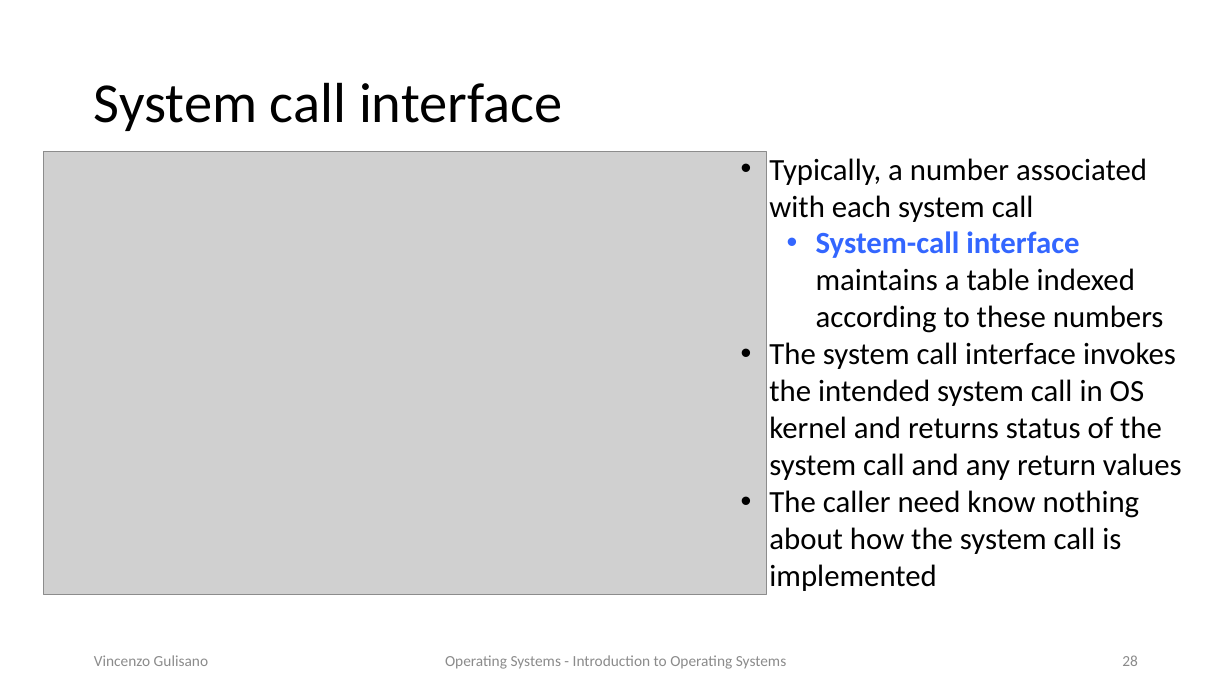
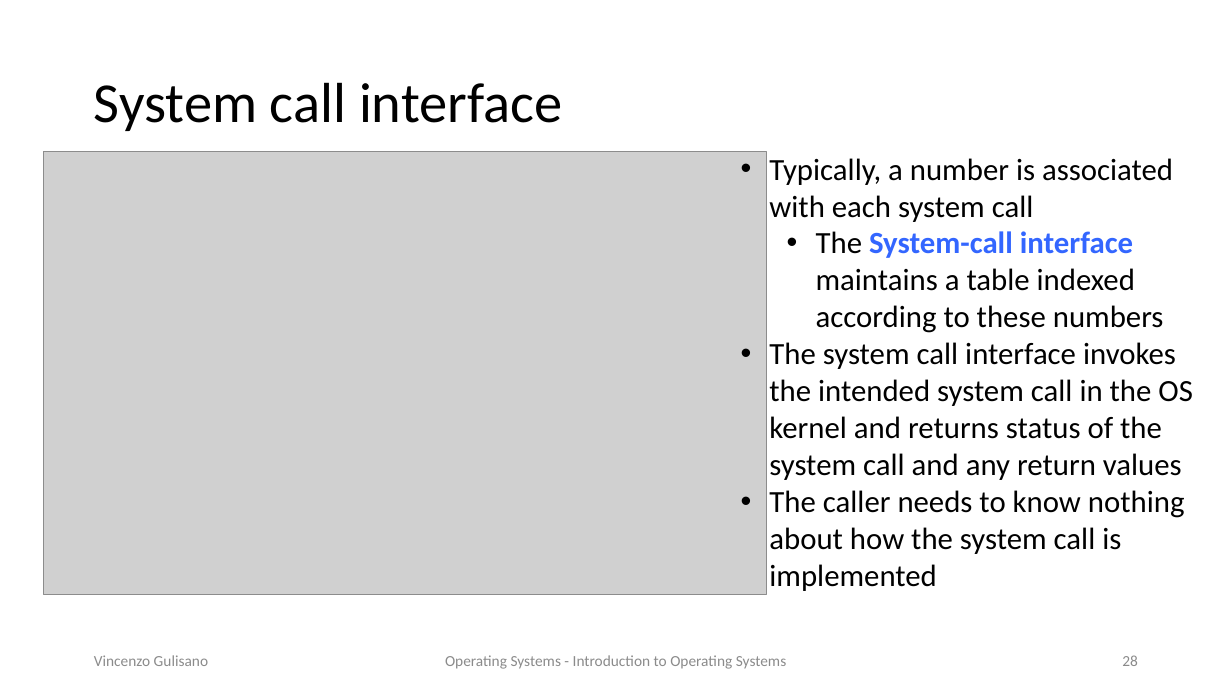
Before and after one commit to vincenzo-gulisano/os_material, a slide deck: slide 28 of slides/introduction_os.pptx. Drawn at 1232x693 pixels with LibreOffice and Linux fonts; fonts in the diff are those of the drawing; grey boxes stand for pictures. Boxes give left, top, right and bottom in pixels: in the first picture for what was removed or moved away, otherwise in the second. Text is boxed around its words. In the diff, an @@ line names an element or a change of style, - is before the commit and + after.

```diff
--- a/slides/introduction_os.pptx
+++ b/slides/introduction_os.pptx
@@ text at (769, 158, 1193, 591): text changed @@
-• Typically, a number associated with each system call
-  • System-call interface maintains a table indexed according to these numbers
-• The system call interface invokes the intended system call in OS kernel and returns status of the system call and any return values
-• The caller need know nothing about how the system call is implemented
+• Typically, a number is associated with each system call
+  • The System-call interface maintains a table indexed according to these numbers
+• The system call interface invokes the intended system call in the OS kernel and returns status of the system call and any return values
+• The caller needs to know nothing about how the system call is implemented
```
Also in this commit, not shown: 33 other slides changed, 2 other files.
